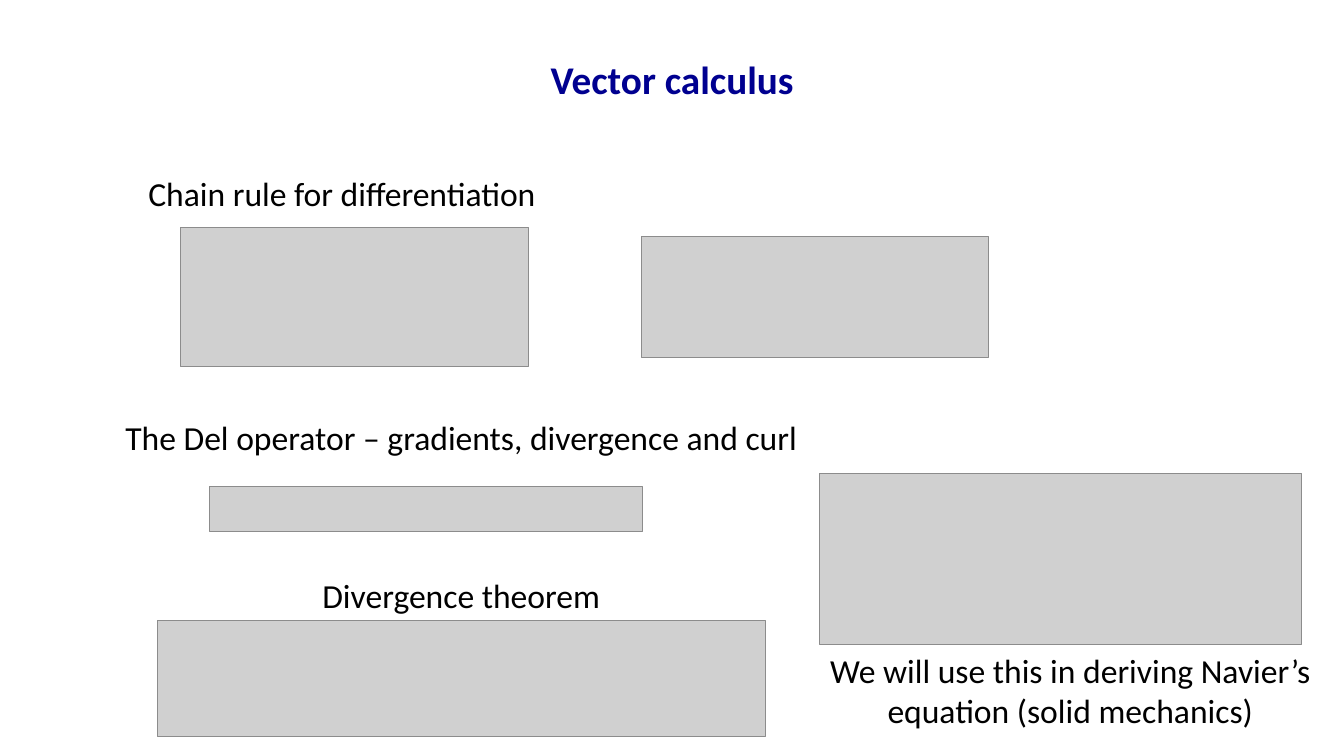
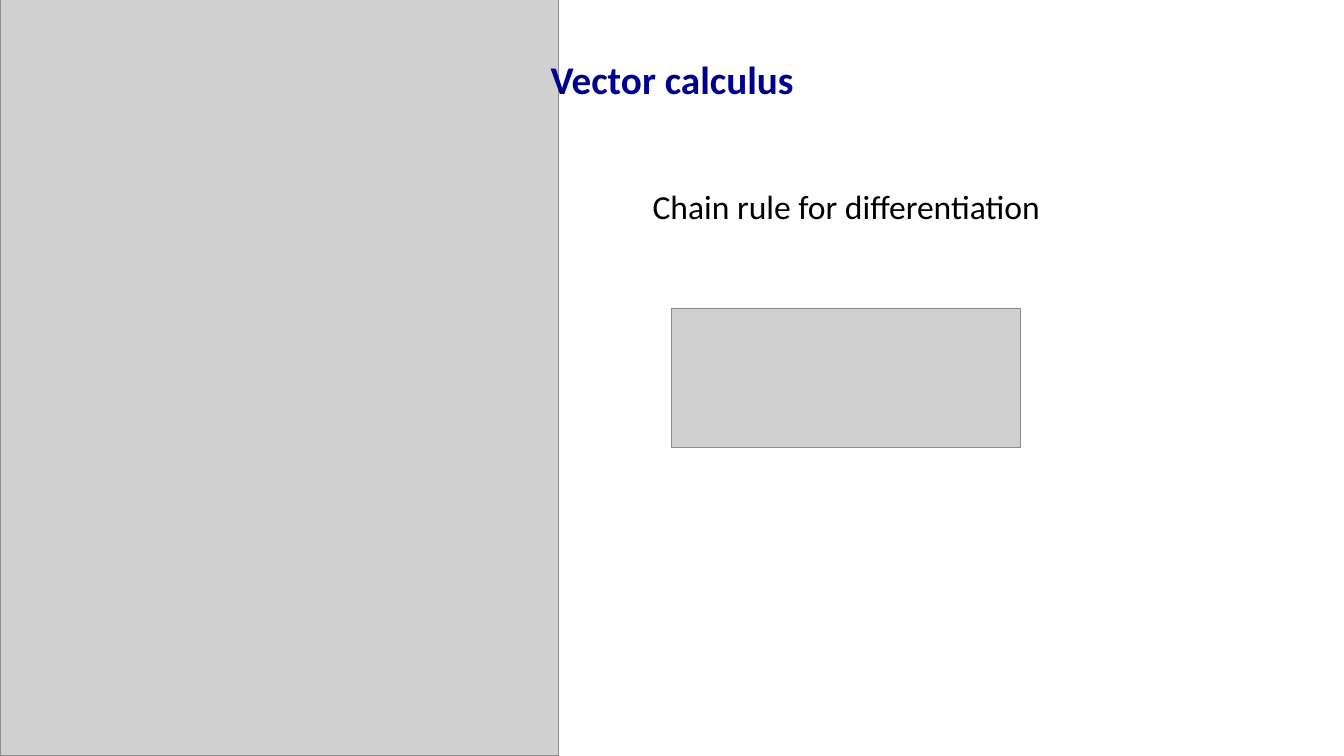
Before and after one commit to mallickrishg/solidmech_course, a slide deck: slide 8 of week1/week1_vectorcalculus.pptx. Drawn at 1344x756 pixels with LibreOffice and Linux fonts; fonts in the diff are those of the drawing; grey boxes stand for pictures. Boxes give left, top, right and bottom in pixels: in the first picture for what was removed or moved away, otherwise in the second. Text is boxed around its words. In the diff, an @@ line names an element or a change of style, - is before the commit and + after.

```diff
--- a/week1/week1_vectorcalculus.pptx
+++ b/week1/week1_vectorcalculus.pptx
@@ picture added at (0, 0, 559, 756) @@
@@ text "Chain rule for differentiation": place and size @@
-text "Chain rule for differentiation" at (148, 182, 536, 207)
+text "Chain rule for differentiation" at (653, 195, 1040, 220)
@@ picture removed at (641, 237, 988, 357) @@
@@ picture: place and size @@
-picture at (180, 228, 529, 367)
+picture at (673, 309, 1021, 448)
@@ text removed at (125, 426, 797, 456) @@
-The Del operator – gradients, divergence and curl
@@ picture removed at (820, 474, 1303, 645) @@
@@ picture removed at (210, 487, 642, 531) @@
@@ text removed at (322, 584, 600, 614) @@
-Divergence theorem
@@ picture removed at (157, 620, 765, 736) @@
@@ text removed at (830, 659, 1310, 729) @@
-We will use this in deriving Navier’s equation (solid mechanics)
```
Also in this commit, not shown: 6 other slides changed, 15 slides added, 24 other files.
